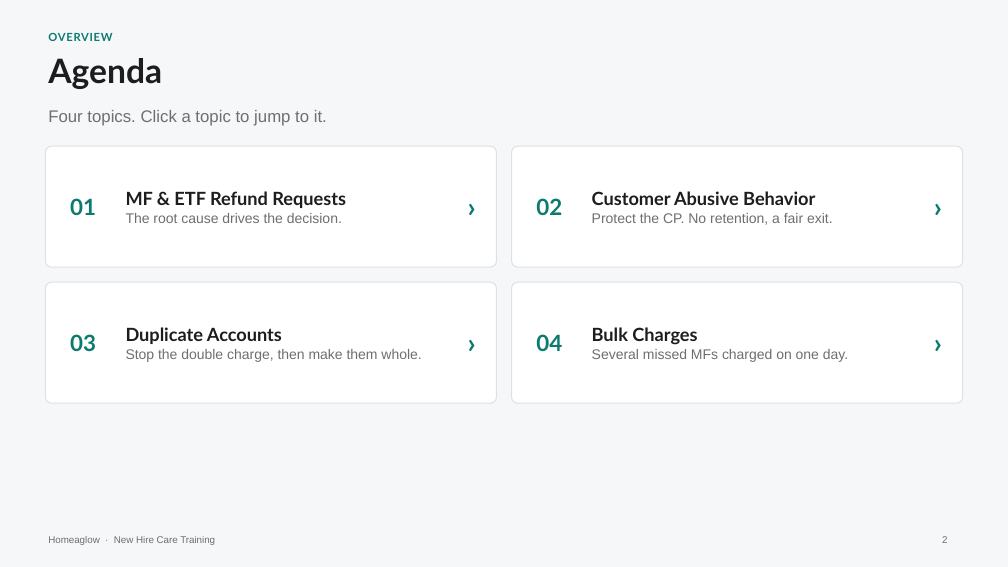
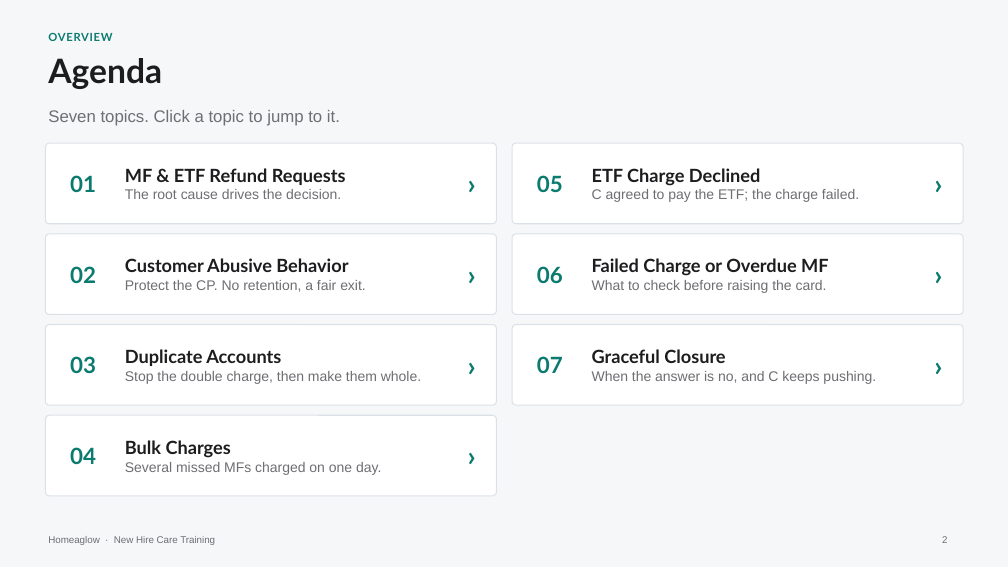
Before and after one commit to anjulimichelle/training, a slide deck: slide 2 of refunds-abuse-duplicates-bulk/refunds-abuse-duplicates-bulk.pptx. Drawn at 1008x567 pixels with LibreOffice and Linux fonts; fonts in the diff are those of the drawing. Boxes give left, top, right and bottom in pixels: in the first picture for what was removed or moved away, otherwise in the second. Text is boxed around its words. In the diff, an @@ line names an element or a change of style, - is before the commit and + after.

```diff
--- a/refunds-abuse-duplicates-bulk/refunds-abuse-duplicates-bulk.pptx
+++ b/refunds-abuse-duplicates-bulk/refunds-abuse-duplicates-bulk.pptx
@@ text at bbox=[48, 110, 340, 126]: text changed @@
-Four topics. Click a topic to jump to it.
+Seven topics. Click a topic to jump to it.
@@ rounded rectangle "MF & ETF Refund Requests": place and size @@
-rounded rectangle "MF & ETF Refund Requests" at bbox=[45, 146, 496, 267]
+rounded rectangle "MF & ETF Refund Requests" at bbox=[45, 143, 496, 224]
@@ text "01": place and size @@
-text "01" at bbox=[70, 198, 96, 215]
+text "01" at bbox=[70, 175, 96, 192]
@@ text "›" rewrapped from bbox=[454, 146, 489, 267] to bbox=[454, 143, 489, 224] @@
@@ rounded rectangle added at bbox=[512, 143, 963, 224], fill #FFFFFF, outline #DCE1E7 0.75 pt, 10 pt, text #6E6E73 @@
+ETF Charge Declined
+C agreed to pay the ETF; the charge failed.
@@ text added at bbox=[920, 143, 956, 224], 20 pt, text #0B7A6F, bold @@
+›
@@ text added at bbox=[537, 175, 563, 192], 16 pt, text #0B7A6F, bold @@
+05
@@ rounded rectangle "Customer Abusive Behavior": place and size @@
-rounded rectangle "Customer Abusive Behavior" at bbox=[512, 146, 963, 267]
+rounded rectangle "Customer Abusive Behavior" at bbox=[45, 234, 496, 314]
@@ text "02": place and size @@
-text "02" at bbox=[536, 198, 562, 215]
+text "02" at bbox=[70, 266, 96, 283]
@@ text "›" rewrapped from bbox=[920, 146, 956, 267] to bbox=[454, 234, 489, 314] @@
@@ rounded rectangle added at bbox=[512, 234, 963, 314], fill #FFFFFF, outline #DCE1E7 0.75 pt, 10 pt, text #6E6E73 @@
+Failed Charge or Overdue MF
+What to check before raising the card.
@@ text added at bbox=[920, 234, 956, 314], 20 pt, text #0B7A6F, bold @@
+›
@@ text added at bbox=[537, 266, 563, 283], 16 pt, text #0B7A6F, bold @@
+06
@@ rounded rectangle "Duplicate Accounts": place and size @@
-rounded rectangle "Duplicate Accounts" at bbox=[45, 282, 496, 403]
+rounded rectangle "Duplicate Accounts" at bbox=[45, 325, 496, 405]
@@ text "03": place and size @@
-text "03" at bbox=[70, 334, 96, 351]
+text "03" at bbox=[70, 356, 96, 373]
@@ text "›" rewrapped from bbox=[454, 282, 489, 403] to bbox=[454, 325, 489, 405] @@
@@ rounded rectangle added at bbox=[512, 325, 963, 405], fill #FFFFFF, outline #DCE1E7 0.75 pt, 10 pt, text #6E6E73 @@
+Graceful Closure
+When the answer is no, and C keeps pushing.
@@ text added at bbox=[920, 325, 956, 405], 20 pt, text #0B7A6F, bold @@
+›
@@ text added at bbox=[537, 356, 563, 373], 16 pt, text #0B7A6F, bold @@
+07
@@ rounded rectangle "Bulk Charges": place and size @@
-rounded rectangle "Bulk Charges" at bbox=[512, 282, 963, 403]
+rounded rectangle "Bulk Charges" at bbox=[45, 415, 496, 496]
@@ text "04": place and size @@
-text "04" at bbox=[536, 334, 562, 351]
+text "04" at bbox=[70, 447, 96, 464]
@@ text "›" rewrapped from bbox=[920, 282, 956, 403] to bbox=[454, 415, 489, 496] @@
```
Also in this commit, not shown: 6 other slides changed, 18 slides added, 2 other files.
